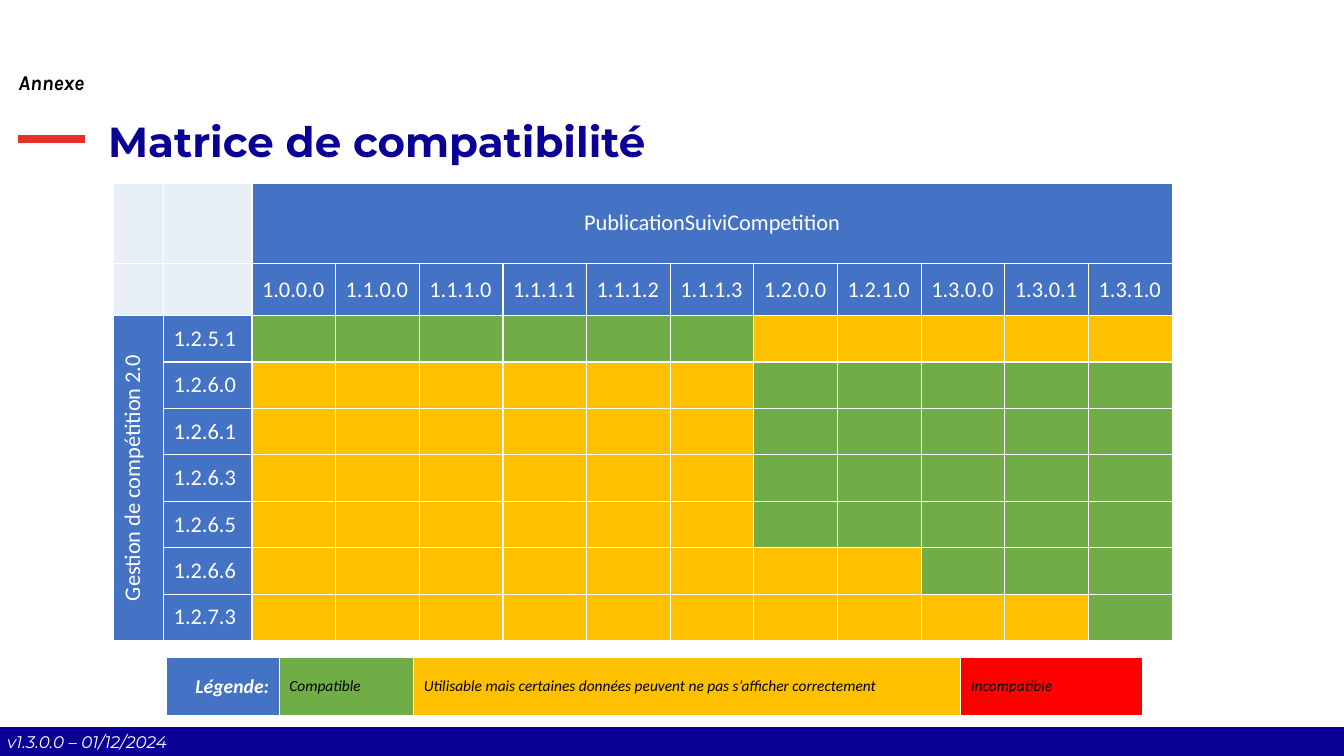
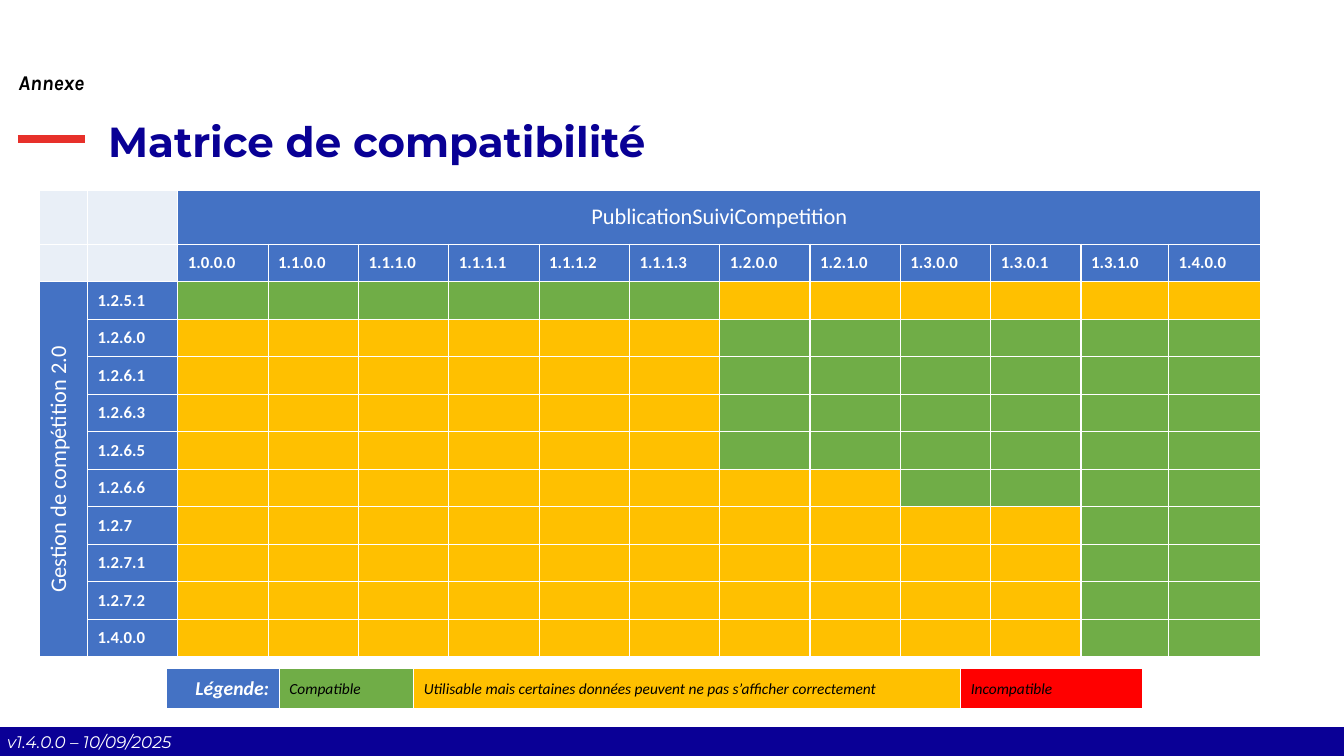
Before and after one commit to Comite-Rhone-Judo/PublicationSuiviCompetition, a slide deck: slide 33 of AppPublication/Documentation/PublicationSuiviCompetition - Manuel d'utilisation.pptx (slide 32 before the commit). Drawn at 1344x756 pixels with LibreOffice and Linux fonts; fonts in the diff are those of the drawing; background and template pictures are left out. Boxes give left, top, right and bottom in pixels: in the first picture for what was removed or moved away, otherwise in the second. Text is boxed around its words. In the diff, an @@ line names an element or a change of style, - is before the commit and + after.

```diff
--- a/AppPublication/Documentation/PublicationSuiviCompetition - Manuel d'utilisation.pptx
+++ b/AppPublication/Documentation/PublicationSuiviCompetition - Manuel d'utilisation.pptx
@@ table at [39,191,1265,651] @@
- |  | PublicationSuiviCompetition |  |  |  |  |  |  |  |  |  | 
- |  | 1.0.0.0 | 1.1.0.0 | 1.1.1.0 | 1.1.1.1 | 1.1.1.2 | 1.1.1.3 | 1.2.0.0 | 1.2.1.0 | 1.3.0.0 | 1.3.0.1 | 1.3.1.0
-Gestion de compétition 2.0 | 1.2.5.1 |  |  |  |  |  |  |  |  |  |  | 
- | 1.2.6.0 |  |  |  |  |  |  |  |  |  |  | 
- | 1.2.6.1 |  |  |  |  |  |  |  |  |  |  | 
- | 1.2.6.3 |  |  |  |  |  |  |  |  |  |  | 
- | 1.2.6.5 |  |  |  |  |  |  |  |  |  |  | 
- | 1.2.6.6 |  |  |  |  |  |  |  |  |  |  | 
- | 1.2.7.3 |  |  |  |  |  |  |  |  |  |  | 
+ |  | PublicationSuiviCompetition |  |  |  |  |  |  |  |  |  |  | 
+ |  | 1.0.0.0 | 1.1.0.0 | 1.1.1.0 | 1.1.1.1 | 1.1.1.2 | 1.1.1.3 | 1.2.0.0 | 1.2.1.0 | 1.3.0.0 | 1.3.0.1 | 1.3.1.0 | 1.4.0.0
+Gestion de compétition 2.0 | 1.2.5.1 |  |  |  |  |  |  |  |  |  |  |  | 
+ | 1.2.6.0 |  |  |  |  |  |  |  |  |  |  |  | 
+ | 1.2.6.1 |  |  |  |  |  |  |  |  |  |  |  | 
+ | 1.2.6.3 |  |  |  |  |  |  |  |  |  |  |  | 
+ | 1.2.6.5 |  |  |  |  |  |  |  |  |  |  |  | 
+ | 1.2.6.6 |  |  |  |  |  |  |  |  |  |  |  | 
+ | 1.2.7 |  |  |  |  |  |  |  |  |  |  |  | 
+ | 1.2.7.1 |  |  |  |  |  |  |  |  |  |  |  | 
+ | 1.2.7.2 |  |  |  |  |  |  |  |  |  |  |  | 
+ | 1.4.0.0 |  |  |  |  |  |  |  |  |  |  |  | 
@@ table: place and size @@
-table at [114,184,1174,641]
+table at [39,191,1265,651]
@@ table: place and size @@
-table at [166,657,1143,716]
+table at [166,668,1143,709]
@@ text at [7,734,171,750]: text changed @@
-v1.3.0.0 – 01/12/2024
+v1.4.0.0 – 10/09/2025
```
Also in this commit, not shown: 33 other slides changed, 2 slides added, 4 other files.
